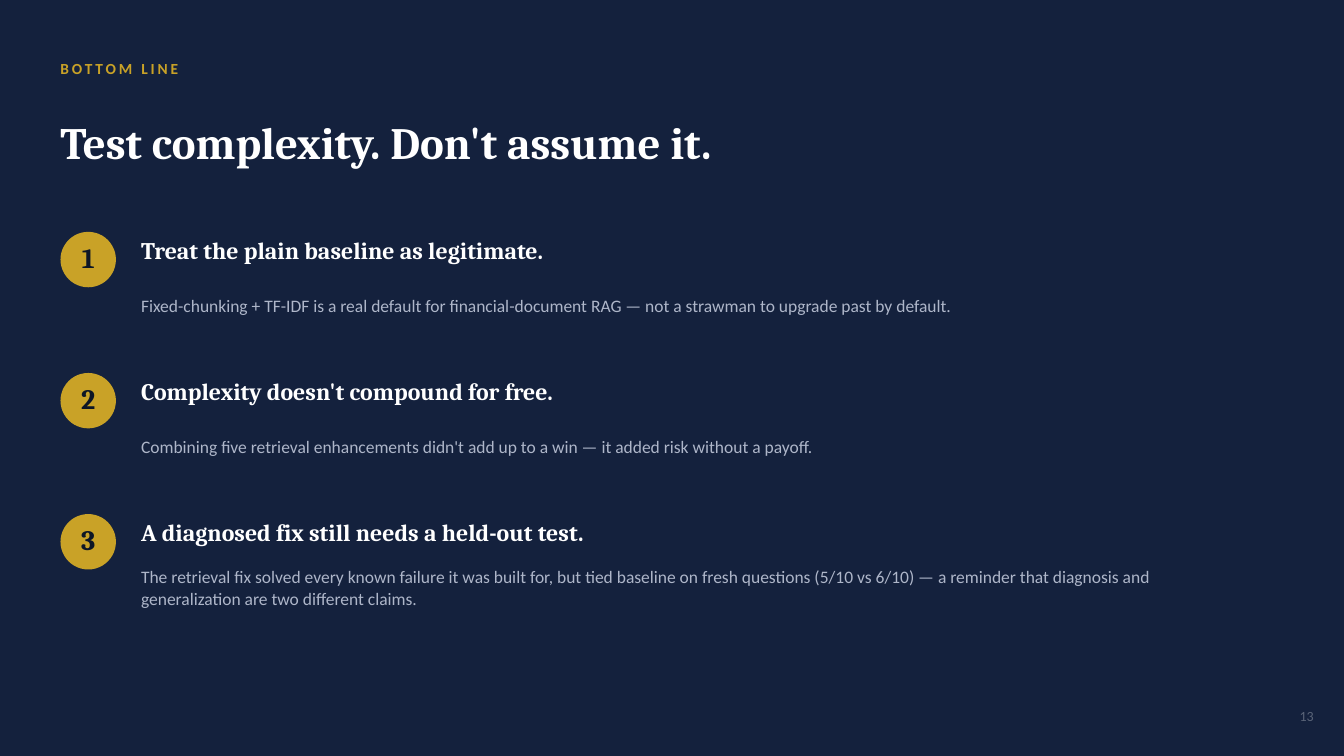
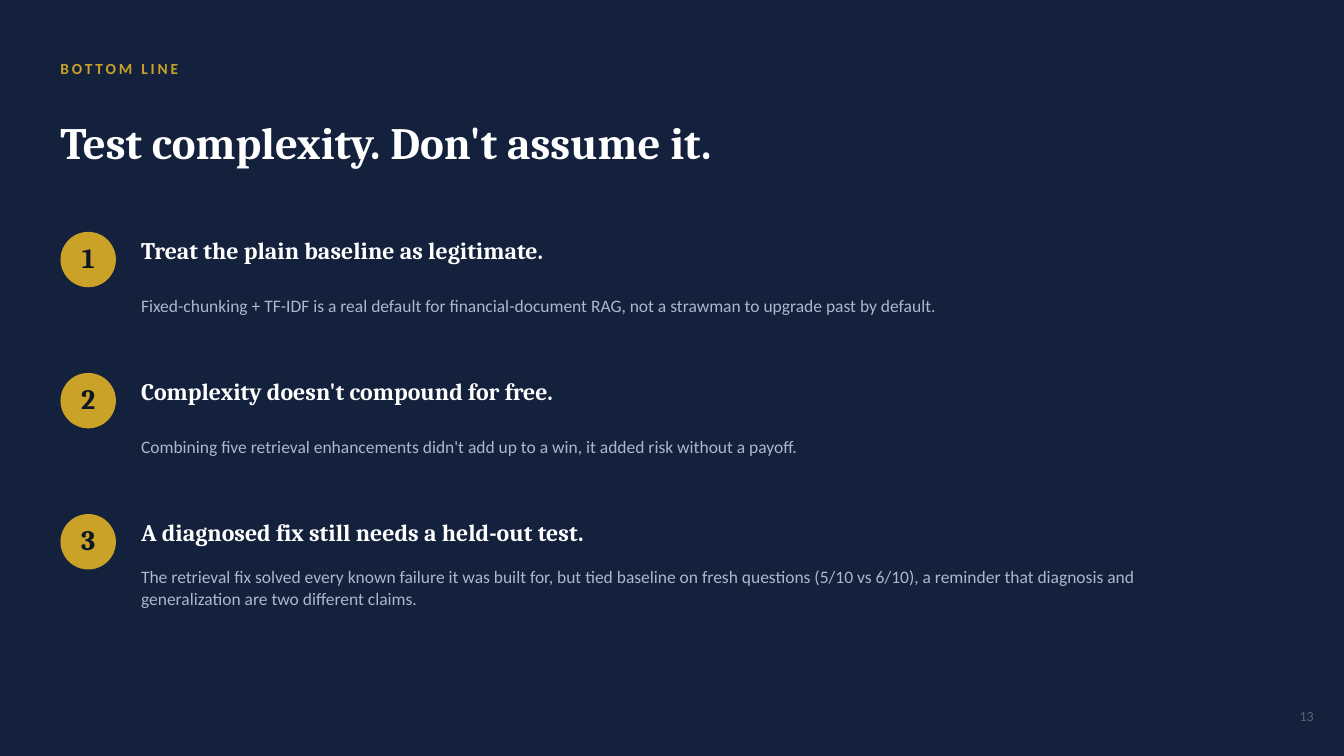
Before and after one commit to nv78/Research-semanticchunking, a slide deck: slide 13 of FinanceBench_Ablation_Deck.pptx. Drawn at 1344x756 pixels with LibreOffice and Linux fonts; fonts in the diff are those of the drawing. Boxes give left, top, right and bottom in pixels: in the first picture for what was removed or moved away, otherwise in the second. Text is boxed around its words. In the diff, an @@ line names an element or a change of style, - is before the commit and + after.

```diff
--- a/FinanceBench_Ablation_Deck.pptx
+++ b/FinanceBench_Ablation_Deck.pptx
@@ text at bbox=[141, 300, 936, 315]: text changed @@
-Fixed-chunking + TF-IDF is a real default for financial-document RAG — not a strawman to upgrade past by default.
+Fixed-chunking + TF-IDF is a real default for financial-document RAG, not a strawman to upgrade past by default.
@@ text at bbox=[141, 441, 797, 456]: text changed @@
-Combining five retrieval enhancements didn't add up to a win — it added risk without a payoff.
+Combining five retrieval enhancements didn't add up to a win, it added risk without a payoff.
@@ text at bbox=[141, 570, 1134, 608]: text changed @@
-The retrieval fix solved every known failure it was built for, but tied baseline on fresh questions (5/10 vs 6/10) — a reminder that diagnosis and generalization are two different claims.
+The retrieval fix solved every known failure it was built for, but tied baseline on fresh questions (5/10 vs 6/10), a reminder that diagnosis and generalization are two different claims.
```
Also in this commit, not shown: 13 other slides changed, 2 other files.
